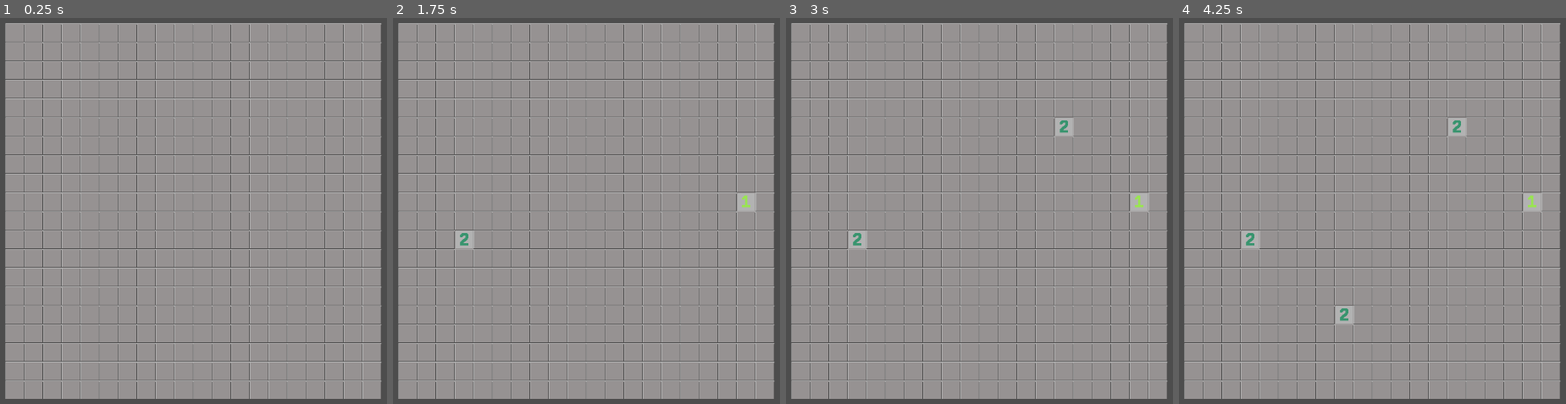
Above: before the commit, frames 1-4 (left to right).
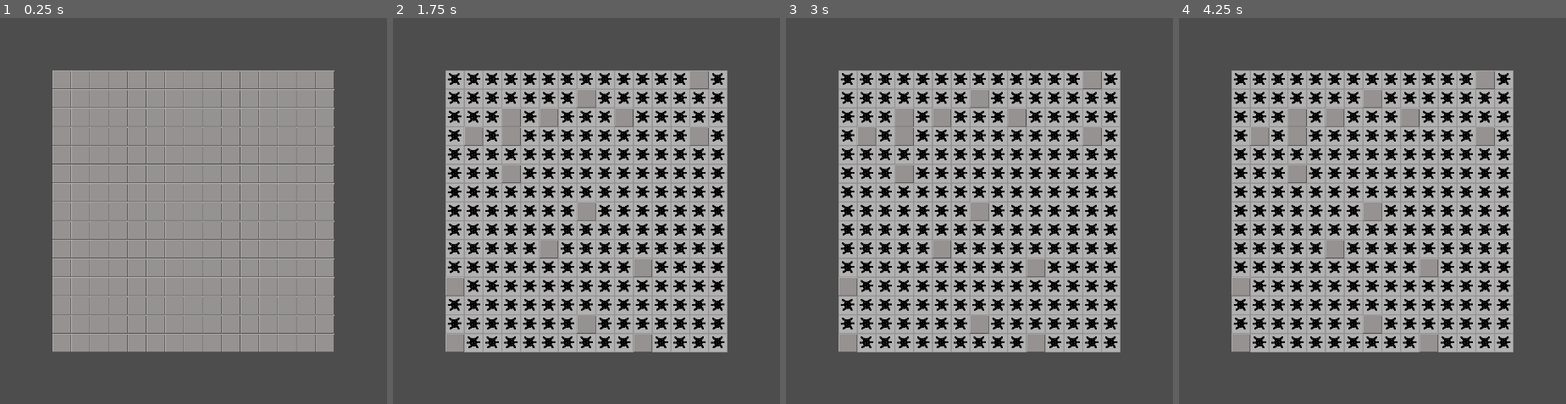
Above: after the commit, the same moments.

Repository: Misteryay/Minesweeper
Game: Godot game, scene res://Scenes/grid_manager.tscn
Two runs of this game, one before a commit and one after it. Both use one fixed random seed, a clock stepped at 60 frames per second and the inputs below. This scene is started directly instead of the project's main scene.
Inputs (mouse positions are in pixels of both pictures, inside the frame that each line leads up to):
- Up to frame 1 (0.25 s): no input
- Up to frame 2 (1.75 s): tap Enter at 0.5 s; move the mouse to (745, 199) at 0.52 s; click (745, 199) at 0.67 s; tap Space at 1.25 s; move the mouse to (458, 245) at 1.27 s; click (458, 245) at 1.42 s
- Up to frame 3 (3 s): tap Enter at 2 s; move the mouse to (1056, 118) at 2.02 s; click (1056, 118) at 2.17 s; tap Space at 2.75 s; move the mouse to (956, 315) at 2.77 s; click (956, 315) at 2.92 s
- Up to frame 4 (4.25 s): tap Enter at 3.5 s; move the mouse to (outside the picture) at 3.52 s; click (outside the picture) at 3.67 s

The runs differ from the first frame. In frame 1, 49% of the frame differs, in the area x 1-99%, y 1-99%; in frame 2, 80%; in frame 3, 80%; in frame 4, 80%.

Commit message:
New grid functionality
Now when you open a cell without mines around it, the grid manager will open every cell around it like in the original game

Diff:
--- a/Scenes/grid_manager.tscn
+++ b/Scenes/grid_manager.tscn
@@ -1,9 +1,10 @@
 [gd_scene load_steps=3 format=3 uid="uid://dwsrxdby423o1"]
 
-[ext_resource type="Script" uid="uid://f16fae7t16f4" path="res://grid_generator.gd" id="1_4xyke"]
+[ext_resource type="Script" uid="uid://f16fae7t16f4" path="res://Scripts/grid_manager.gd" id="1_4xyke"]
 [ext_resource type="PackedScene" uid="uid://dska7to48mf7t" path="res://Scenes/cell.tscn" id="2_waf44"]
 
 [node name="GridManager" type="Node2D"]
 script = ExtResource("1_4xyke")
 cell_scene = ExtResource("2_waf44")
-cuadratic_size = 20
+cuadratic_size = 15
+mine_probability = 0.9
--- a/Scripts/cell.gd
+++ b/Scripts/cell.gd
@@ -1,6 +1,7 @@
 extends Sprite2D
 
 signal empty_cell(cell)
+signal mine
 
 var pressed : bool = false
 var flagged: bool = false
@@ -8,20 +9,28 @@
 var mines_around: int = 0
 var coordinates: Vector2 = Vector2.ZERO
 
+func _ready() -> void:
+	var grid_manager = get_parent()
+	connect("empty_cell", Callable(grid_manager, "on_empty_cell"))
+	connect("mine", Callable(grid_manager, "on_mine_exploded"))
+
 func open_cell() -> void:
-	if flagged:
+	if flagged or pressed:
 		return
 
 	if has_mine:
 		var mine_texture = preload("res://Assets/Cell/mine.png")
+		pressed = true
+		emit_signal("mine")
 		texture = mine_texture
-		pressed = true
 		return
 
 	var pressed_texture : Texture
+	pressed = true
 	match mines_around:
 		0:
 			pressed_texture = preload("res://Assets/Cell/pressed_cell.png")
+
 			emit_signal("empty_cell", self)
 		1:
 			pressed_texture = preload("res://Assets/Cell/1_mine.png")
@@ -41,7 +50,6 @@
 			pressed_texture = preload("res://Assets/Cell/8_mines.png")
 
 	texture = pressed_texture
-	pressed = true
 
 
 func flag_cell() -> void:
--- a/grid_generator.gd
+++ b/Scripts/grid_manager.gd
@@ -2,6 +2,7 @@
 
 @export var cell_scene: PackedScene
 @export var cuadratic_size: int = 3
+@export var mine_probability: float = 0.20 # Values between 0 and 1. 1 meaning everything is a bomb
 
 const CELL_WIDTH = 32
 const CELL_HEIGHT = 32
@@ -18,11 +19,10 @@
 		grid[y] = []
 		grid[y].resize(cuadratic_size)
 
-	var cells: Array[Array] = generate_grid()
-	cells_grid = cells
-	add_random_bombs(cells)
-	get_grid_map(cells)
-	set_mines_around_cell(cells)
+	cells_grid = generate_grid()
+	add_random_bombs(cells_grid)
+	get_grid_map(cells_grid)
+	set_mines_around_cell(cells_grid)
 
 	#print_grid()
 
@@ -55,7 +55,7 @@
 	for row in range(cuadratic_size):
 		for column in range(cuadratic_size):
 			var rand_number = randf()
-			if rand_number < 0.20:
+			if rand_number < mine_probability:
 				var cell = cells[column][row]
 				cell.has_mine = true
 				total_mines *= 1
@@ -98,6 +98,8 @@
 				continue
 
 			var neighbor_cell = cells[neighbor_y][neighbor_x]
+			if neighbor_cell.coordinates == cell.coordinates:
+				continue
 			neighbour_cells.append(neighbor_cell)
 	return neighbour_cells
 
@@ -109,3 +111,15 @@
 		for x in range(cuadratic_size):
 			line += "%d " % grid[y][x]
 		print(line.strip_edges())
+
+func on_empty_cell(cell) -> void:
+	var neighbours = get_cell_neighbours(cell, cells_grid)
+	for neighbor in neighbours:
+			neighbor.open_cell()
+
+func on_mine_exploded() -> void:
+	for row in range(cuadratic_size):
+		for column in range(cuadratic_size):
+			var current_cell = cells_grid[column][row]
+			if current_cell.has_mine:
+				current_cell.open_cell()
Renamed: grid_generator.gd.uid -> Scripts/grid_manager.gd.uid
